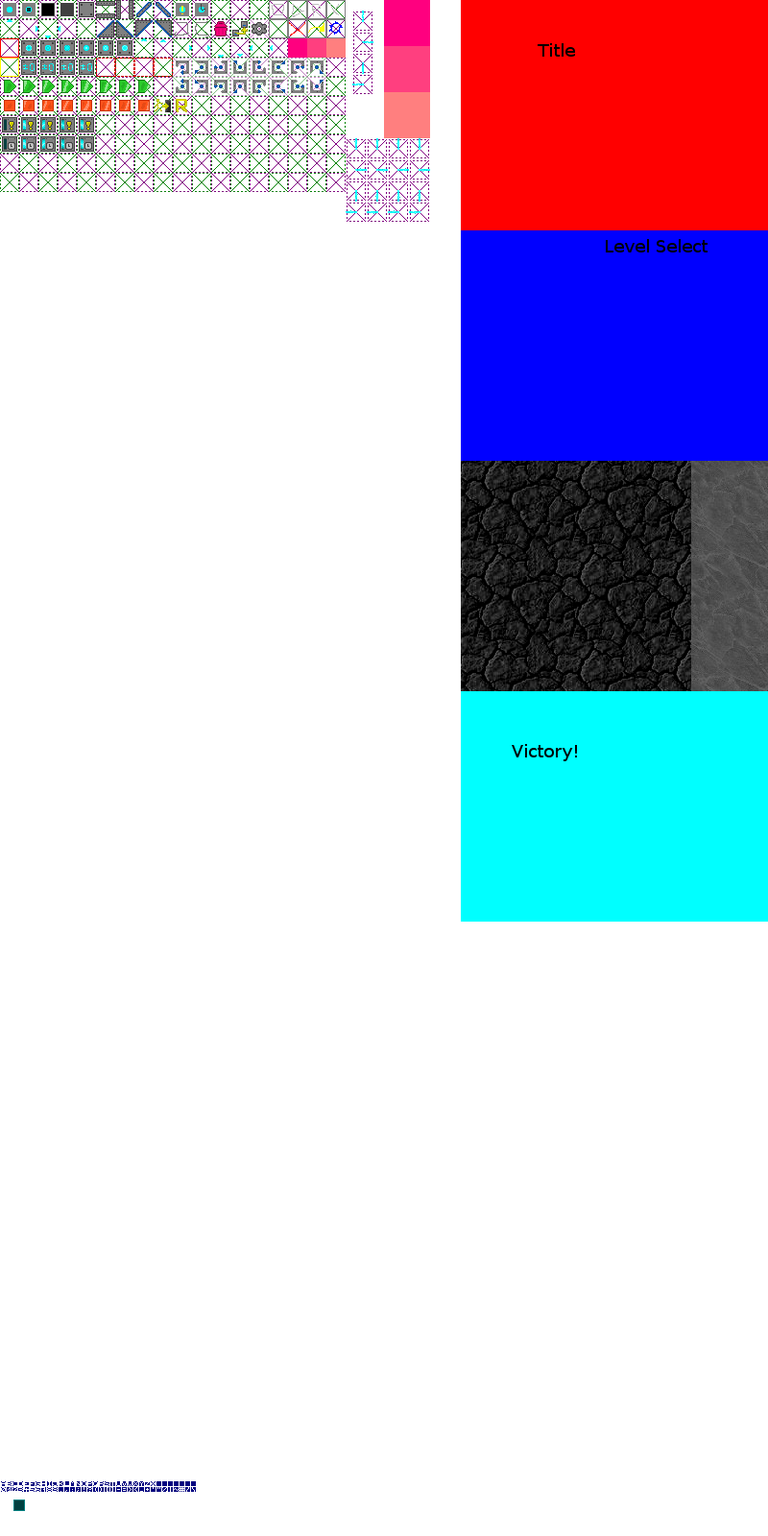
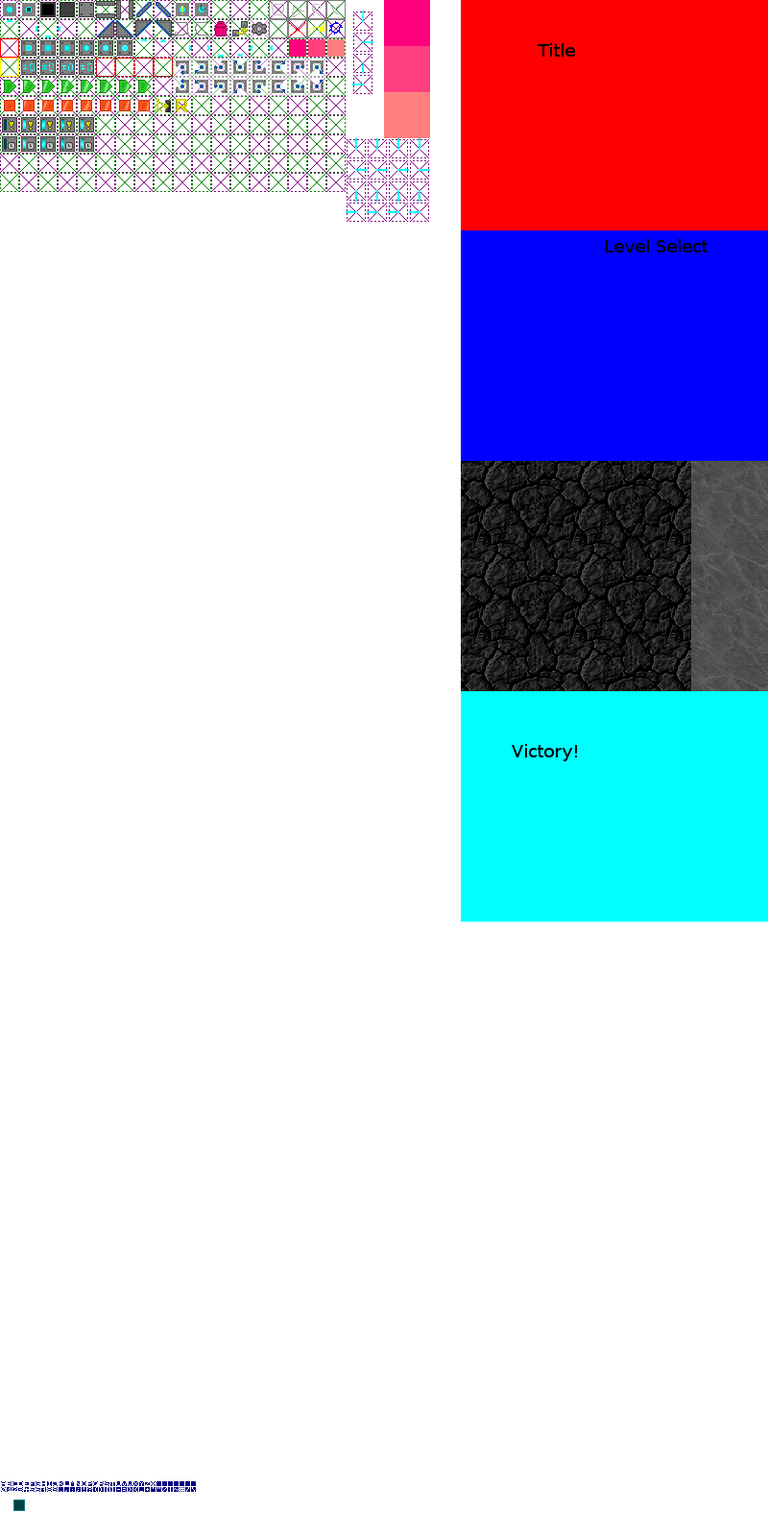
Before/after of a 768x1536 layered artwork. What changed in the layer stack:
painted on "stuff" over 40, 1, 346, 58
